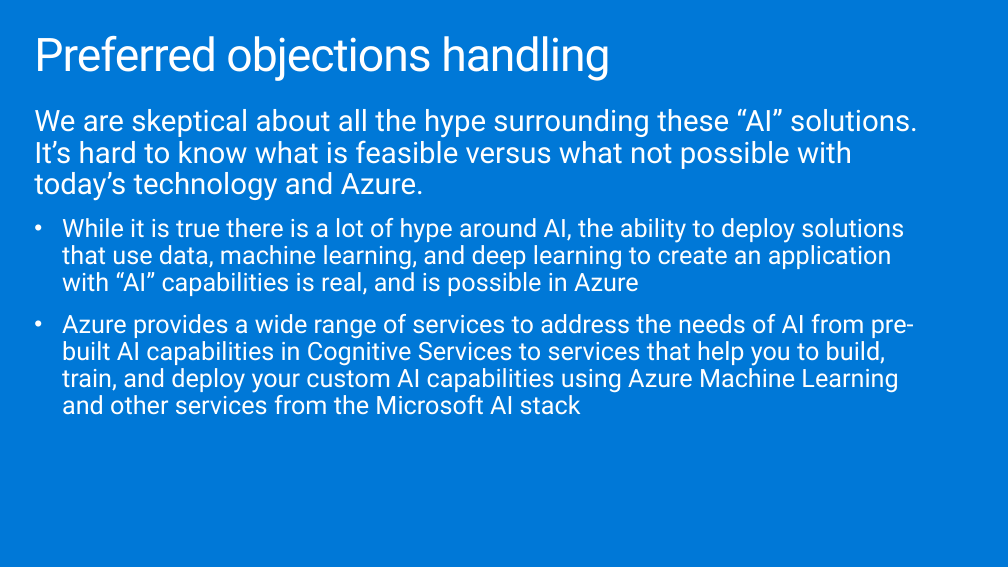
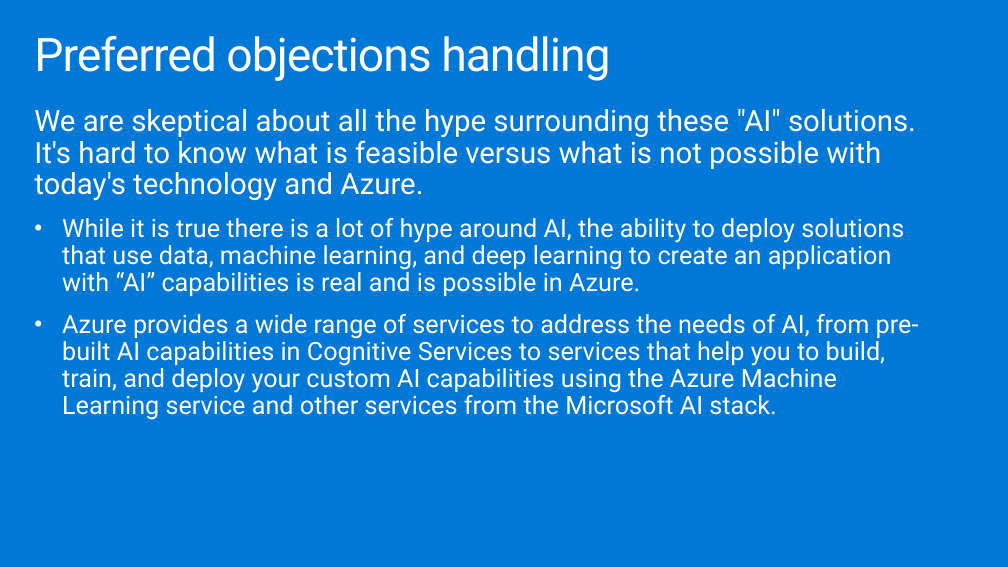
Before and after one commit to microsoft/MCW-Analyzing-text-with-Azure-Machine-Learning-and-Cognitive-Services, a slide deck: slide 31 of Whiteboard design session/WDS trainer presentation - Cognitive Services and deep learning.pptx. Drawn at 1008x567 pixels with LibreOffice and Linux fonts; fonts in the diff are those of the drawing. Boxes give left, top, right and bottom in pixels: in the first picture for what was removed or moved away, otherwise in the second. Text is boxed around its words. In the diff, an @@ line names an element or a change of style, - is before the commit and + after.

```diff
--- a/Whiteboard design session/WDS trainer presentation - Cognitive Services and deep learning.pptx
+++ b/Whiteboard design session/WDS trainer presentation - Cognitive Services and deep learning.pptx
@@ text at (x1=34, y1=109, x2=919, y2=420): text changed @@
-We are skeptical about all the hype surrounding these “AI” solutions. It’s hard to know what is feasible versus what not possible with today’s technology and Azure.
-• While it is true there is a lot of hype around AI, the ability to deploy solutions that use data, machine learning, and deep learning to create an application with “AI” capabilities is real, and is possible in Azure
-• Azure provides a wide range of services to address the needs of AI from pre-built AI capabilities in Cognitive Services to services that help you to build, train, and deploy your custom AI capabilities using Azure Machine Learning and other services from the Microsoft AI stack
+We are skeptical about all the hype surrounding these "AI" solutions. It's hard to know what is feasible versus what is not possible with today's technology and Azure.
+• While it is true there is a lot of hype around AI, the ability to deploy solutions that use data, machine learning, and deep learning to create an application with “AI” capabilities is real and is possible in Azure.
+• Azure provides a wide range of services to address the needs of AI, from pre-built AI capabilities in Cognitive Services to services that help you to build, train, and deploy your custom AI capabilities using the Azure Machine Learning service and other services from the Microsoft AI stack.
```
Also in this commit, not shown: 14 other slides changed, 2 other files.
